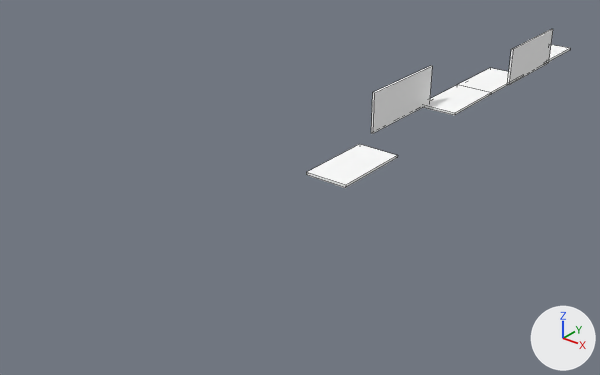
One commit to the Blender file Assets/Scenes/TutorialLevels/Lvl4/tutorial_Level_4_1.blend: the scene before it, then after it.
Before and after are seen from a camera (50 mm lens) standing at (35.8, -91.3, 27.7) and looking at (-4.3, -41.1, -3.4). Lighting does not change. The marker at lower right points along +X, +Y and +Z. Mesh edges are drawn as thin lines.

The older version as bpy lines, for what is in view:
```python
me_plane_008 = bpy.data.meshes.new('Plane.008')
me_plane_008.from_pydata([(-1.7, -5.82, 0.2), (2.12, -5.82, 0.2), (-1.7, 1.51, 0.2), (2.12, 1.51, 0.2)], [], [(0, 1, 3, 2)])
me_plane_008.materials.append(mat_material)  # its picture is missing
me_plane_009 = bpy.data.meshes.new('Plane.009')
me_plane_009.from_pydata([(-1.7, -5.82, 0.2), (2.12, -5.82, 0.2), (-1.7, 1.51, 0.2), (2.12, 1.51, 0.2)], [], [(0, 1, 3, 2)])
me_plane_009.materials.append(mat_material)  # its picture is missing
me_plane_010 = bpy.data.meshes.new('Plane.010')
me_plane_010.from_pydata([(-2.29, -4.93, 0.42), (1.51, -4.93, 0.42), (-2.29, 4.83, 0.42), (1.51, 4.83, 0.42)], [], [(0, 1, 3, 2)])
me_plane_010.materials.append(mat_material)  # its picture is missing
ob_plane_003 = bpy.data.objects.new('Plane.003', me_plane_009)
ob_plane_003.location = (-0.23, -3.82, -0.12)
ob_plane_003.rotation_euler = (0.0, 0.0, 3.142)  # degrees (0, 0, 180)
_m = ob_plane_003.modifiers.new('Solidify', 'SOLIDIFY')
_m.thickness = 0.225
_m.use_even_offset = True
_m.use_quality_normals = True
ob_plane_004 = bpy.data.objects.new('Plane.004', me_plane_008)
ob_plane_004.location = (-0.23, -16.42, -0.12)
ob_plane_004.rotation_euler = (0.0, 0.0, 3.142)  # degrees (0, 0, 180)
_m = ob_plane_004.modifiers.new('Solidify', 'SOLIDIFY')
_m.thickness = 0.225
_m.use_even_offset = True
_m.use_quality_normals = True
ob_plane_005 = bpy.data.objects.new('Plane.005', me_plane_010)
ob_plane_005.location = (-2.39, -28.85, 2.1)
ob_plane_005.rotation_euler = (-3.142, -1.571, 0.0)  # degrees (-180, -90, 0)
_m = ob_plane_005.modifiers.new('Solidify', 'SOLIDIFY')
_m.thickness = 0.225
_m.use_even_offset = True
_m.use_quality_normals = True
# also in view: 'Plane.002' at (-0.4, -21.6, 0.0); 'Plane.006' at (0.7, -40.6, 0.0); 'Plane.001' at (1.5, -9.1, 1.7)
```
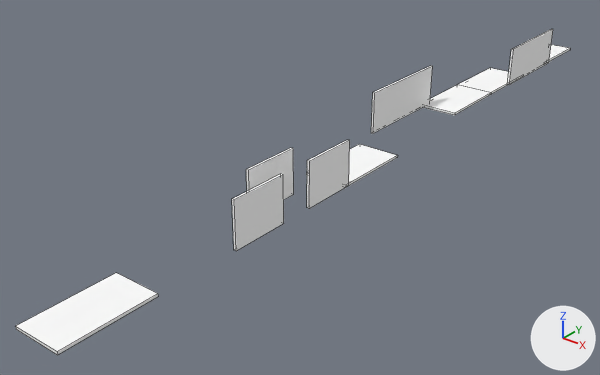
Edits to the bpy script that builds the scene:
```text
Add me_plane_002:
    me_plane_002.from_pydata([(-2.29, -3.81, 0.42), (1.51, -3.81, 0.42), (-2.29, 1.12, 0.42), (1.51, 1.12, 0.42)], [], [(0, 1, 3, 2)])
    me_plane_002.materials.append(mat_material)  # its picture is missing
Add ob_plane_010:
    ob_plane_010 = bpy.data.objects.new('Plane.010', me_plane_009.copy())  # the mesh of ob_plane_003
    ob_plane_010.location = (0.93, -69.34, -0.12)
    ob_plane_010.rotation_euler = (0.0, 0.0, 3.142)  # degrees (0, 0, 180)
    _m = ob_plane_010.modifiers.new('Solidify', 'SOLIDIFY')
    _m.thickness = 0.225
    _m.use_even_offset = True
    _m.use_quality_normals = True
Add ob_plane_009:
    ob_plane_009 = bpy.data.objects.new('Plane.009', me_plane_002)
    ob_plane_009.location = (2.15, -55.37, 2.1)
    ob_plane_009.rotation_euler = (-3.142, -1.571, 0.0)  # degrees (-180, -90, 0)
    _m = ob_plane_009.modifiers.new('Solidify', 'SOLIDIFY')
    _m.thickness = 0.225
    _m.use_even_offset = True
    _m.use_quality_normals = True
Add ob_plane_008:
    ob_plane_008 = bpy.data.objects.new('Plane.008', me_plane_002)
    ob_plane_008.location = (-0.22, -51.36, 2.1)
    ob_plane_008.rotation_euler = (-3.142, -1.571, 0.0)  # degrees (-180, -90, 0)
    _m = ob_plane_008.modifiers.new('Solidify', 'SOLIDIFY')
    _m.thickness = 0.225
    _m.use_even_offset = True
    _m.use_quality_normals = True
Add ob_plane_007:
    ob_plane_007 = bpy.data.objects.new('Plane.007', me_plane_002)
    ob_plane_007.location = (2.15, -47.54, 2.1)
    ob_plane_007.rotation_euler = (-3.142, -1.571, 0.0)  # degrees (-180, -90, 0)
    _m = ob_plane_007.modifiers.new('Solidify', 'SOLIDIFY')
    _m.thickness = 0.225
    _m.use_even_offset = True
    _m.use_quality_normals = True
```

Where the change shows, as pixel boxes (x1, y1, x2, y2) in the pictures (600 x 375 px):
'Plane.010', added: after (16, 273, 158, 355)
'Plane.009', added: after (232, 174, 284, 251)
'Plane.007', added: after (307, 140, 350, 209)
'Plane.008', added: after (246, 148, 294, 200)
